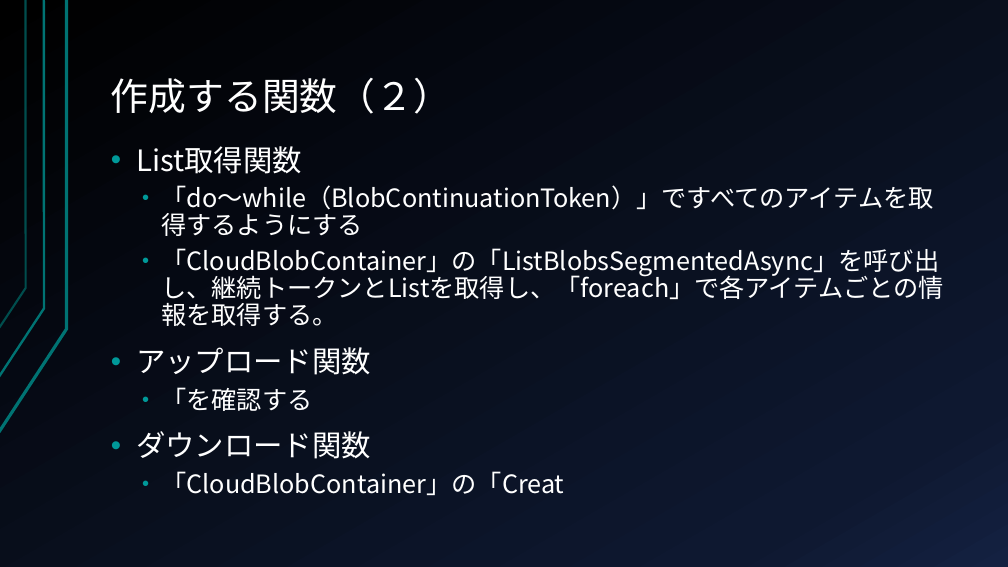
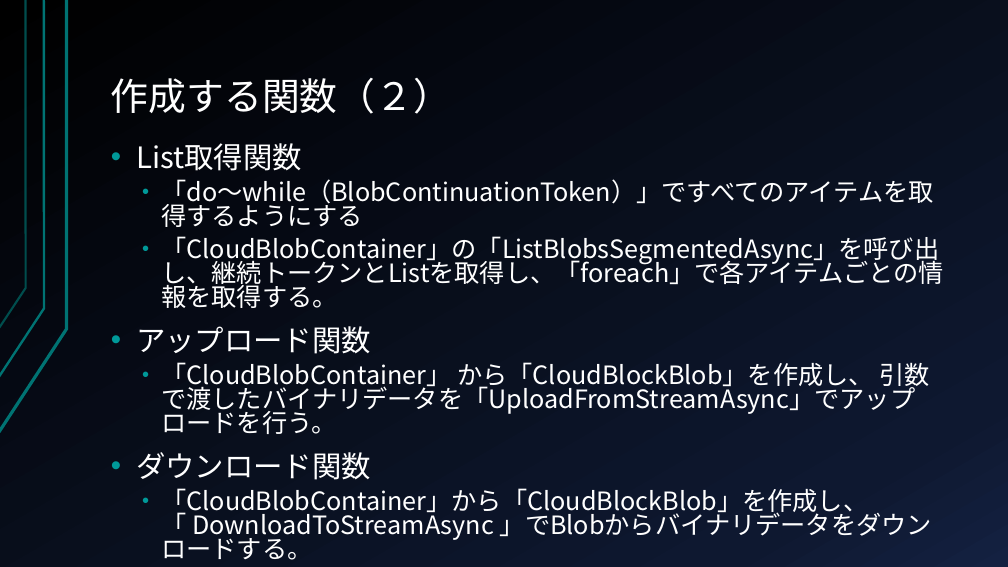
Before and after one commit to CryEarth/StorageUWPApps, a slide deck: slide 23 of チュートリアルなど.pptx. Drawn at 1008x567 pixels with LibreOffice and Linux fonts; fonts in the diff are those of the drawing. Boxes give left, top, right and bottom in pixels: in the first picture for what was removed or moved away, otherwise in the second. Text is boxed around its words. In the diff, an @@ line names an element or a change of style, - is before the commit and + after.

```diff
--- a/チュートリアルなど.pptx
+++ b/チュートリアルなど.pptx
@@ text at (136, 143, 944, 480): line spacing 0.9 to 0.8 @@
@@ text at (161, 362, 930, 434): text changed @@
-  • 「を確認する
+  • 「CloudBlobContainer」 から「CloudBlockBlob」を作成し、 引数で渡したバイナリデータを「UploadFromStreamAsync」でアップロードを行う。
@@ text at (161, 488, 868, 517): text changed @@
-  • 「CloudBlobContainer」の「Creat
+  • 「CloudBlobContainer」から「CloudBlockBlob」を作成し、「 DownloadToStreamAsync 」でBlobからバイナリデータをダウンロードする。
```
Also in this commit, not shown: 8 other slides changed, 4 other files.
